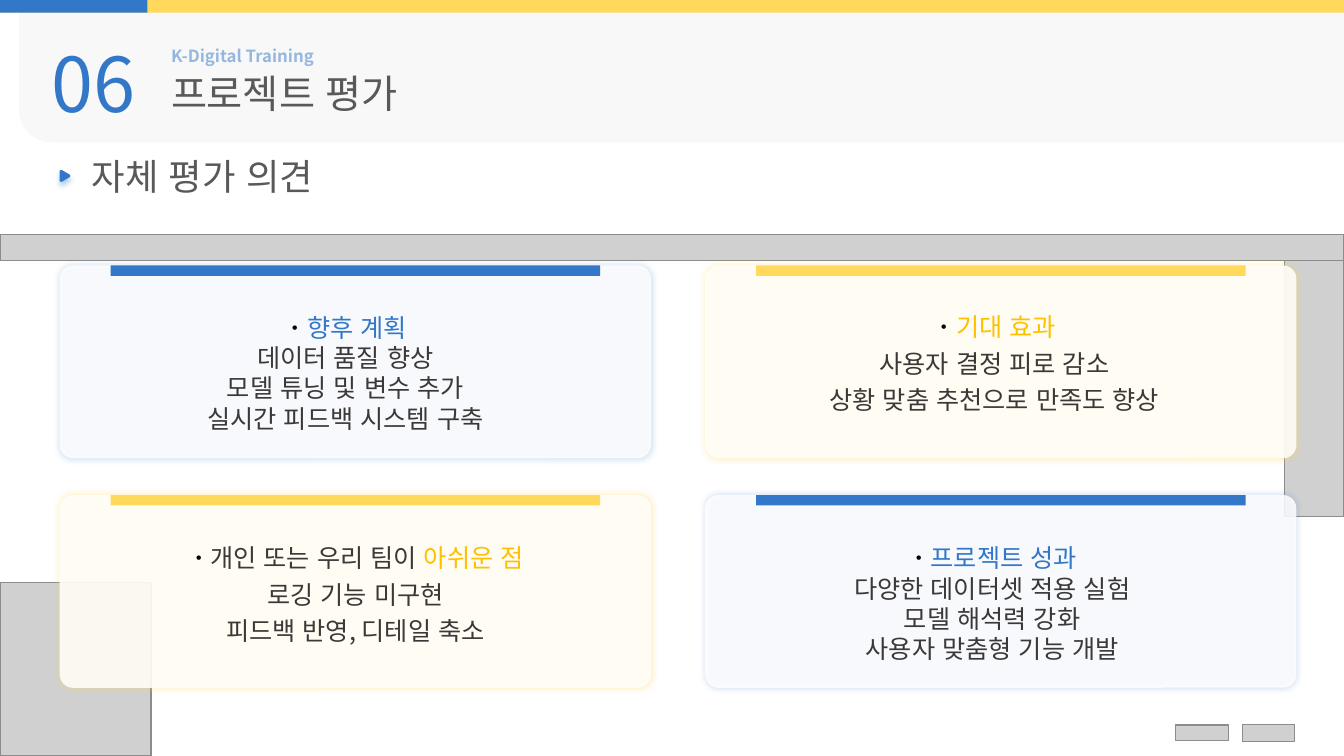
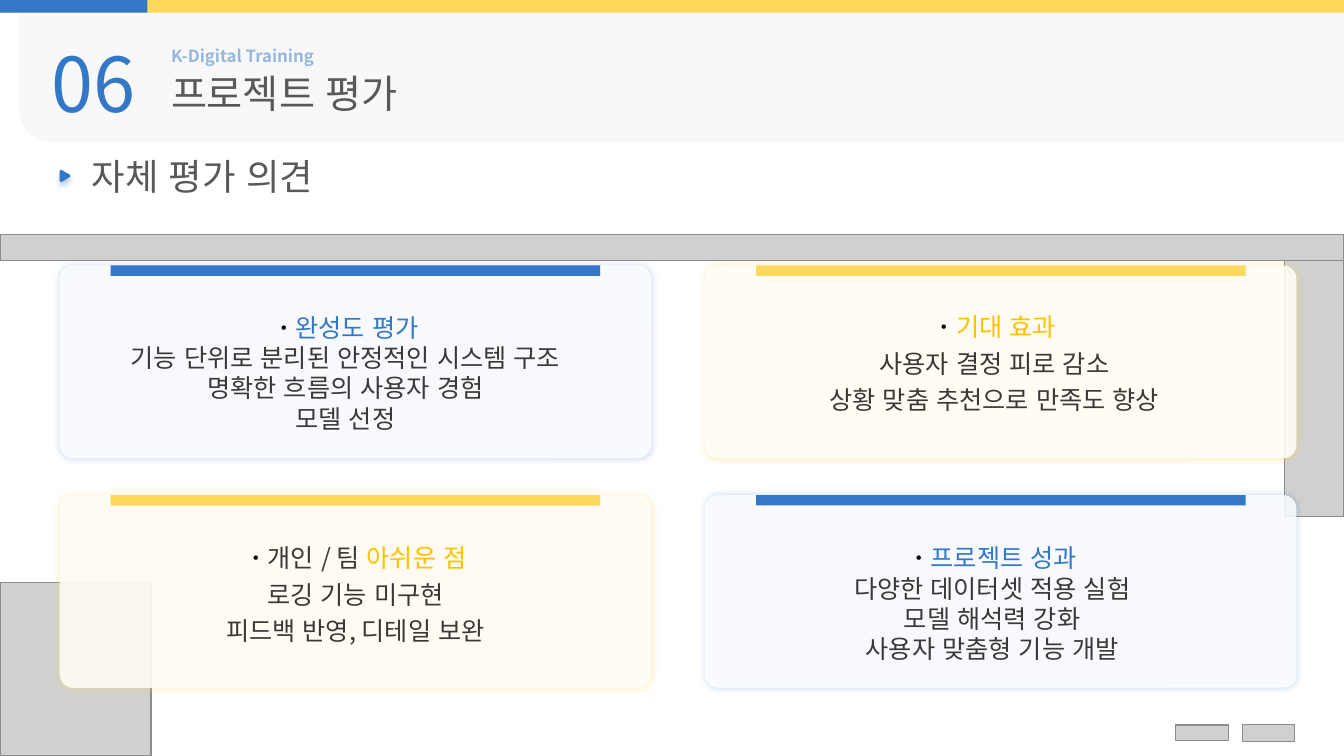
Before and after one commit to Hiddle00/project2_weather, a slide deck: slide 29 of 최종발표/05.D팀_최종발표.pptx (slide 33 before the commit). Drawn at 1344x756 pixels with LibreOffice and Linux fonts; fonts in the diff are those of the drawing; grey boxes stand for pictures; background and template pictures are left out. Boxes give left, top, right and bottom in pixels: in the first picture for what was removed or moved away, otherwise in the second. Text is boxed around its words. In the diff, an @@ line names an element or a change of style, - is before the commit and + after.

```diff
--- a/최종발표/05.D팀_최종발표.pptx
+++ b/최종발표/05.D팀_최종발표.pptx
@@ text at box(131, 316, 560, 430): text changed @@
-ㆍ향후 계획
-데이터 품질 향상
-모델 튜닝 및 변수 추가
-실시간 피드백 시스템 구축
+ㆍ완성도 평가
+기능 단위로 분리된 안정적인 시스템 구조
+명확한 흐름의 사용자 경험
+모델 선정
@@ rounded rectangle at box(59, 495, 651, 688): fill #FFFFFF at 85% opacity to #FFFFFF at 84% opacity @@
@@ text at box(244, 546, 466, 569): text changed @@
-ㆍ개인 또는 우리 팀이 아쉬운 점
+ㆍ개인 / 팀 아쉬운 점
@@ text at box(226, 619, 484, 645): text changed @@
-피드백 반영, 디테일 축소
+피드백 반영, 디테일 보완
```
Also in this commit, not shown: 14 other slides changed, 1 slide added, 4 slides removed, 10 other files.
